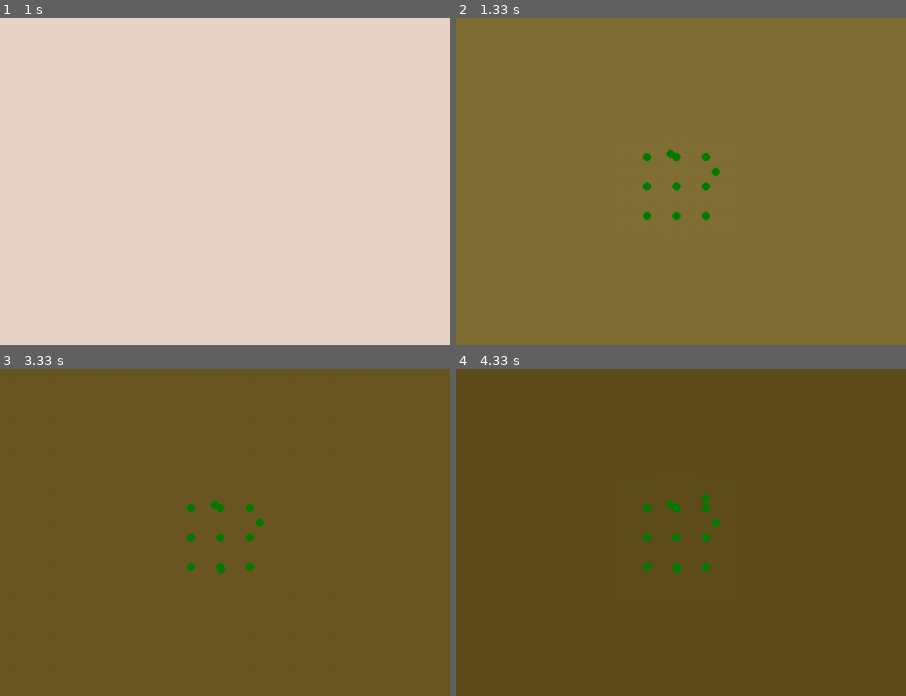
Above: before the commit, frames 1-4 (two rows, left to right).
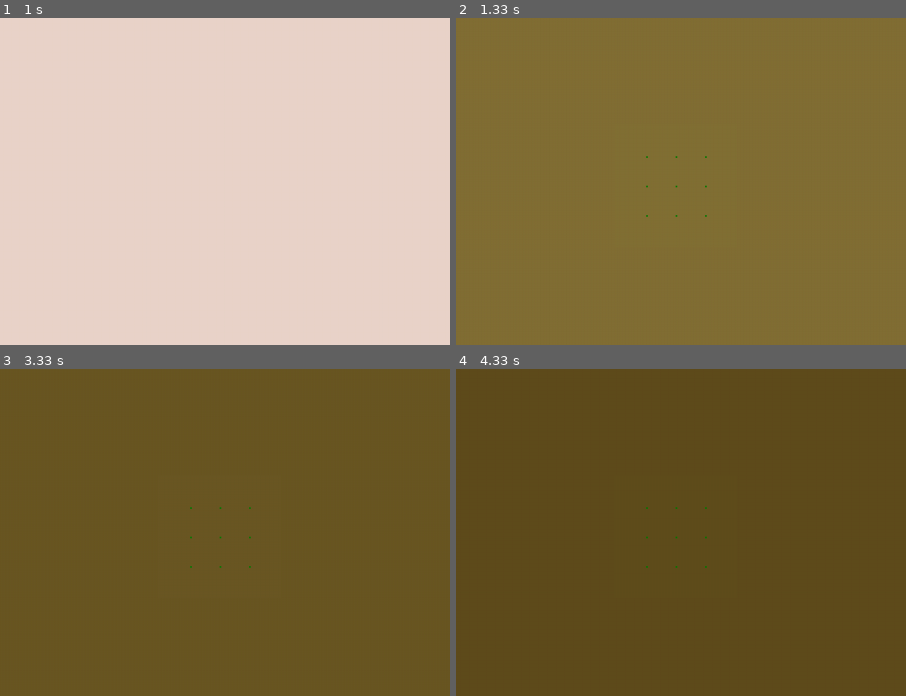
Above: after the commit, the same moments.

Repository: Rashvin20/modellingandsimulationteam20
Game: pygame game, started from main.py.py
Same seed, same stepped clock (60 frames per second), same inputs: the game is played once before the commit and once after it.
Inputs:
- Up to frame 1 (1 s): no input
- Up to frame 2 (1.33 s): no input
- Up to frame 3 (3.33 s): no input
- Up to frame 4 (4.33 s): no input
The pictures show only the part of the screen within x 19-69%, y 15-65%; the shares and areas given below are measured in that part.

Frame 1 is identical in both runs. In frame 2, 0.4% of the frame differs, in the area x 41-59%, y 40-62%; in frame 3, 0.4%; in frame 4, 0.5%, in the area x 41-59%, y 38-63%.

Commit message:
made changes to reproduction function. Now it's all about changing parameters

Diff:
--- a/objects.py
+++ b/objects.py
@@ -8,13 +8,10 @@
 class Tree:
     def __init__(self, x_pos = None, y_pos = None):
         self.age = 0
-        #self.age_expectancy = age_expectancy
         self.growth = 0.01 #percentage of growth, at birth we assume it has 1% of its adult size
         self.reserves = 0 #loose pts if no food, die if <0
         self.size = 0.1 #no idea what unit that would be
         self.max_size = 15 #15m
-        # self.x_pos = random.randint(0, windows_width)
-        # self.y_pos = random.randint(0, windows_height)
 
         if x_pos == None:
             x_pos = random.randint(0, windows_width)
@@ -23,22 +20,26 @@
         self.x_pos = x_pos
         self.y_pos = y_pos
 
-        self.alive = True
-
-        #print("xpos = ", x_pos, "y_pos", y_pos)
+        if 0 >= x_pos or x_pos >= windows_width or 0 >= y_pos or y_pos >= windows_height:
+            del self # remove trees ouside map
 
         #coeficients for equations
-        self.fully_grown_age = 40 # 40 years to reach max height
+        #self.fully_grown_age = 40 # 40 years to reach max height
 
     def draw_self(self):
         #draw tree in window
-        pygame.draw.circle(window, (0, 125, 0), [self.x_pos, self.y_pos], 5, 0)
+        pygame.draw.circle(window, (0, 125, 0), [self.x_pos, self.y_pos], m.ceil(8*self.growth), 0)
 
     def reproduce(self, tree_list):
+        coef = 1
         # change this to exp rand num depending on size and whatnot
-        if random.random() > 0.9:
+        # if random.random() > 0.9:
+        #     self.add_new_tree(tree_list)
+
+        for child in range(m.floor(random.expovariate(1/self.growth * coef))):
             self.add_new_tree(tree_list)
-        #pass
+
+
 
     def add_new_tree(self, trees_list):
         coef = 0.1
@@ -47,8 +48,16 @@
         trees_list.append(Tree(new_x, new_y))
 
     def eat(self, map, tree_list):
+        """
+        Function for trees "eating" ground nutrients.
+        First the tree eats to assure its own survival, if successful in doing
+        that, it then tries to eat surplus to grow bigger.
+        If the tree cannot eat enough to grow, its growth is stunted, and if
+        the tree cannot eat enough to survive, it dies.
+        """
         coef_ntt = 1/750 #nutrient to tree coefficient (1 nutri square can feed 750pt of hunger, when 1 adult tree eats 150pt)
         coef_min_nutri = 0.001
+        coef_eff_nutri = 0.4 # 0-1, at what nutrient concentration do trees start having trouble eating
 
         #check available nutrients
         available_nutrients = map[int(self.y_pos//nutri_quare_size)][int(self.x_pos//nutri_quare_size)].nutrient_amount #in %
@@ -57,7 +66,7 @@
         survival_hunger = self.survival_hunger() #food tree must eat to stay alive
         res_hunger = (self.max_reserves() - self.reserves) #how much tree wants to eat to fill its reserves
         total_hunger = survival_hunger + res_hunger
-        nutrients_absorbed = total_hunger * min([1, available_nutrients*5]) #if less than 20% nutrients, tree has trouble absorbing nutrients
+        nutrients_absorbed = total_hunger * min([1, available_nutrients/coef_eff_nutri]) #if less than 20% nutrients, tree has trouble absorbing nutrients
         food_for_tree = nutrients_absorbed - survival_hunger #food for survival dissapears, rest is for tree reserves
         self.reserves += food_for_tree
         #remove nutrients from ground
@@ -69,7 +78,7 @@
         if self.reserves > self.max_reserves() * 0.9: #if tree has filled 90% of its reserves
             available_nutrients = map[int(self.y_pos//nutri_quare_size)][int(self.x_pos//nutri_quare_size)].nutrient_amount #update available nutrients
             desired_growth = self.growth * 1.2 - self.growth**2 * 0.2 #takes about 40 years to reach full size
-            self.growth = desired_growth * min([1, available_nutrients*5]) #if less than 20% nutrients, tree has trouble absorbing nutrients
+            self.growth = desired_growth * min([1, available_nutrients/coef_eff_nutri]) #if less than 20% nutrients, tree has trouble absorbing nutrients
 
         #check if tree dies of hunger
         if self.reserves < 0:
